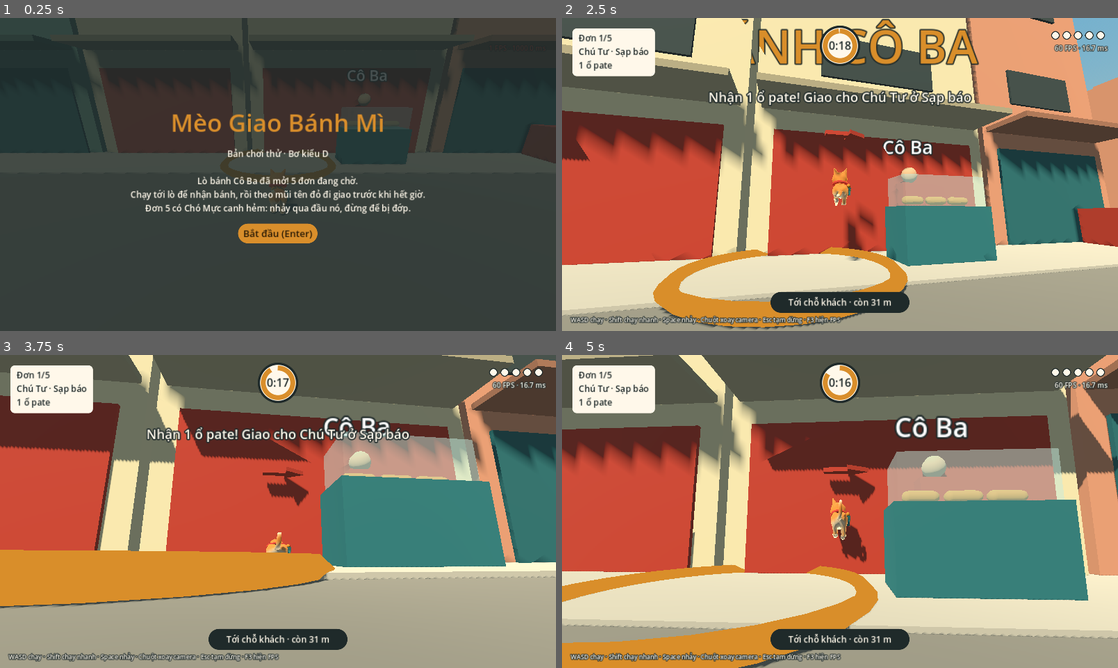
Above: before the commit, frames 1-4 (two rows, left to right).
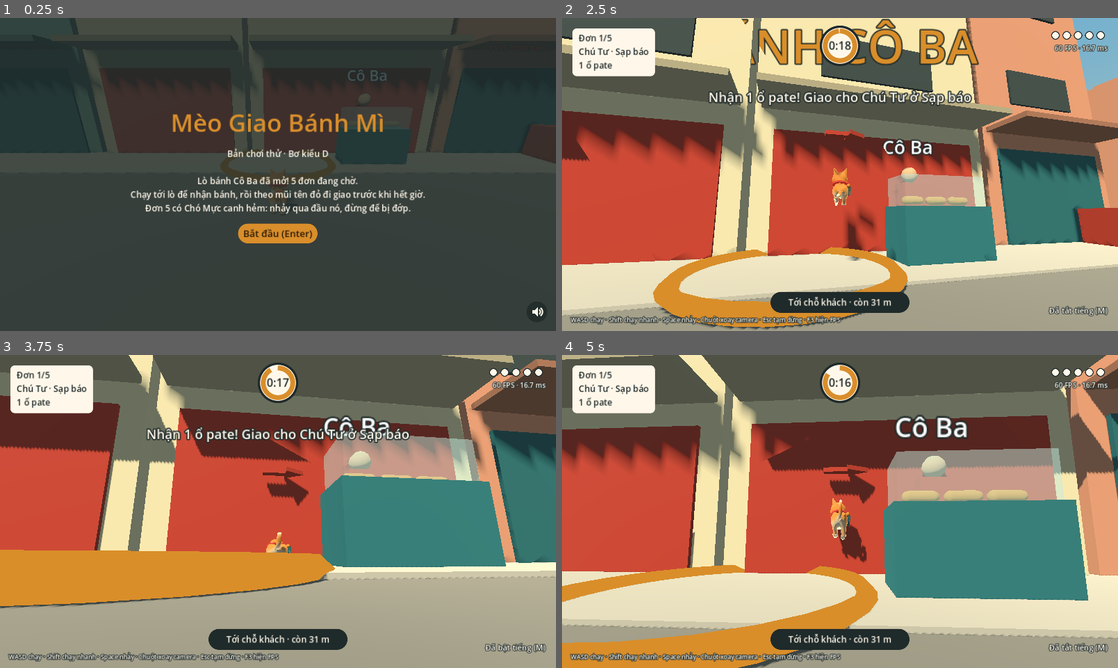
Above: after the commit, the same moments.

Repository: sangdaden/meo-giao-banh-mi
Game: Godot game, scene res://scenes/main.tscn
Same seed, same stepped clock (60 frames per second), same inputs: the game is played once before the commit and once after it.
Inputs (mouse positions are in pixels of both pictures, inside the frame that each line leads up to):
- Up to frame 1 (0.25 s): no input
- Up to frame 2 (2.5 s): click (1101, 312) at 0.52 s; click "Bắt đầu (Enter)" at 1.25 s; tap Enter (ui_accept) at 2 s; move the mouse to (867, 174) at 2.02 s; hold W (move_forward) from 2.03 s (still down); hold Shift (sprint) from 2.03 s (still down); tap Space (jump) at 2.27 s; tap M at 2.3 s
- Up to frame 3 (3.75 s): keep holding W (move_forward); tap Space (jump) at 2.57, 3.02, 3.05, 3.32 s; move the mouse to (250, 511) at 2.77 s; release Shift (sprint) at 2.78 s; tap M at 2.85 s; move the mouse to (289, 505) at 3.52 s; hold Space (jump) from 3.53 s (still down)
- Up to frame 4 (5 s): keep holding W (move_forward); tap Shift (sprint) at 3.8, 4.35 s; move the mouse to (834, 517) at 4.27 s; release Space (jump) at 4.28 s; tap Space (jump) at 4.52, 4.82 s; tap M at 4.55 s

The runs differ from the first frame. In frame 1, less than 0.1% of the frame differs, in the area x 95-98%, y 92-96%; in frame 2, 0.2%; in frame 3, 0.2%, in the area x 87-99%, y 92-96%; in frame 4, 0.2%.

Commit message:
Âm thanh: nhạc nền, tiếng nền phố và bếp, ~35 hiệu ứng tự tổng hợp
- tools/sound/synth.py tự tạo toàn bộ file trong assets/audio/ (CC0, ghi ở NGUON.md)
- Autoload Sound: bus Music/SFX/Ambience, phát tiếng, chuyển nhạc mượt, lưu âm lượng
- Nút loa và bảng âm lượng góc phải dưới, phím M tắt tiếng
- SoundDirector gắn tiếng vào màn giao bánh: bước chân, nhảy, nhận/giao đơn, sao,
  tích tắc 5 giây cuối, Chó Mực gầm/sủa/đớp, nhạc đuổi ở đơn 5, nhạc kết
- Bản web: âm thanh mở sau cú bấm đầu tiên (đã thử bằng Chromium)

Co-Authored-By: Claude Opus 5.5 (1M context) <noreply@anthropic.com>
Claude-Session: https://claude.ai/code/session_019VyShxmvNzL5NyPfJhPPcF

Diff:
--- a/project.godot
+++ b/project.godot
@@ -10,6 +10,10 @@
 run/main_scene="res://scenes/main.tscn"
 config/features=PackedStringArray("4.3", "Forward Plus")
 config/icon="res://icon.svg"
+
+[autoload]
+
+Sound="*res://scripts/sound.gd"
 
 [display]
 
--- a/scripts/main.gd
+++ b/scripts/main.gd
@@ -74,6 +74,7 @@
 	add_child(hud)
 	hud.start_pressed.connect(start_game)
 	hud.restart_pressed.connect(restart)
+	add_child(preload("res://scripts/sound_director.gd").new())  # nhạc và tiếng động
 
 	_autotest = "--autotest" in OS.get_cmdline_user_args()
 	if _autotest:
--- /dev/null
+++ b/scripts/sound.gd
@@ -0,0 +1,286 @@
+extends Node
+## Âm thanh toàn game (autoload tên "Sound", khai báo trong project.godot).
+## Ba bus con của Master: Music (nhạc nền), SFX (hiệu ứng), Ambience (tiếng nền phố, bếp).
+## Gọi từ bất cứ đâu:
+##   Sound.play("jump")                 phát một hiệu ứng (tên file trong assets/audio/, bỏ đuôi)
+##   Sound.play("step")                 tên có nhiều biến thể (step_1..step_4) thì chọn ngẫu nhiên
+##   Sound.music("delivery")            đổi nhạc nền, chuyển mượt; Sound.music("") để tắt
+##   Sound.ambience("street")           đổi tiếng nền
+##   Sound.loop("sizzle") / Sound.stop_loop("sizzle")   tiếng lặp ngắn trong bếp
+##   Sound.set_volume("Music", 0.5)     âm lượng 0..1, tự lưu vào user://am_thanh.cfg
+## Tên không có file thì bỏ qua, chỉ cảnh báo một lần, nên gọi trước khi có file cũng không sao.
+## Mọi file do tools/sound/synth.py tự tạo ra, xem assets/audio/NGUON.md.
+
+const DIR := "res://assets/audio/"
+const BUSES := ["Music", "SFX", "Ambience"]
+const SETTINGS_PATH := "user://am_thanh.cfg"
+const SoundPanel := preload("res://scripts/sound_panel.gd")
+
+## Cân tiếng to nhỏ với nhau (dB). Tiếng không có trong bảng là 0 dB.
+const LEVEL := {
+	"step": -17.0, "jump": -9.0, "land": -11.0, "meow": -6.0, "meow_short": -8.0,
+	"pickup": -4.0, "deliver": -3.0, "star": -6.0, "fail": -6.0,
+	"tick": -7.0, "tick_urgent": -5.0,
+	"bark": -2.0, "bark_single": -2.0, "growl": -4.0, "bite": -2.0,
+	"ui_click": -10.0, "ui_start": -5.0,
+	"knead": -6.0, "chop": -6.0, "crunch": -4.0, "sauce": -6.0, "wrap": -8.0,
+	"oven_open": -5.0, "oven_ding": -6.0, "sizzle": -10.0, "oven_fire": -10.0,
+	"jingle_win": -3.0, "jingle_lose": -3.0,
+}
+## Tiếng có nhiều bản: play("step") chọn ngẫu nhiên step_1..step_4, đổi cao độ nhẹ cho đỡ lặp.
+const VARIANTS := {"step": 4, "knead": 3, "chop": 3}
+const SFX_VOICES := 16
+const FADE := 1.2
+
+var volumes := {"Master": 0.8, "Music": 0.55, "SFX": 0.85, "Ambience": 0.6}
+var muted := false
+
+var _cache := {}
+var _warned := {}
+var _pool: Array[AudioStreamPlayer] = []
+var _ui: AudioStreamPlayer
+var _music: Array[AudioStreamPlayer] = []  # hai máy phát để chuyển nhạc mượt
+var _music_name := ""
+var _amb: Array[AudioStreamPlayer] = []
+var _amb_name := ""
+var _loops := {}
+var _tweens := {}
+var _sfx_root: Node
+var _panel: CanvasLayer
+var _debug := "--sound-log" in OS.get_cmdline_user_args()
+
+
+func _ready() -> void:
+	process_mode = Node.PROCESS_MODE_ALWAYS  # nhạc và bảng âm lượng vẫn chạy khi tạm dừng
+	for b in BUSES:
+		if AudioServer.get_bus_index(b) == -1:
+			AudioServer.add_bus()
+			var i := AudioServer.bus_count - 1
+			AudioServer.set_bus_name(i, b)
+			AudioServer.set_bus_send(i, "Master")
+	# Hiệu ứng trong lúc chơi dừng theo game khi bấm Esc
+	_sfx_root = Node.new()
+	_sfx_root.process_mode = Node.PROCESS_MODE_PAUSABLE
+	add_child(_sfx_root)
+	for i in SFX_VOICES:
+		_pool.append(_player(_sfx_root, "SFX"))
+	_ui = _player(self, "SFX")
+	for i in 2:
+		_music.append(_player(self, "Music"))
+		_amb.append(_player(self, "Ambience"))
+	_load_settings()
+	_panel = SoundPanel.new()
+	add_child(_panel)
+
+
+## Tắt hết khi thoát game để Godot không báo rò bộ nhớ lúc đóng.
+func _exit_tree() -> void:
+	for p in find_children("*", "AudioStreamPlayer", true, false):
+		p.stop()
+		p.stream = null
+	_cache.clear()
+
+
+func _unhandled_input(event: InputEvent) -> void:
+	if event is InputEventKey and event.pressed and not event.echo and event.physical_keycode == KEY_M:
+		set_muted(not muted)
+		_panel.flash("Đã tắt tiếng (M)" if muted else "Đã bật tiếng (M)")
+
+
+# ---------------------------------------------------------------- phát
+
+## Phát một hiệu ứng. volume_db cộng thêm vào mức trong bảng LEVEL.
+func play(sound_name: String, volume_db := 0.0, pitch := 1.0) -> void:
+	var file := sound_name
+	if VARIANTS.has(sound_name):
+		file = "%s_%d" % [sound_name, randi_range(1, VARIANTS[sound_name])]
+		pitch *= randf_range(0.92, 1.08)
+	var stream := _stream(file)
+	if stream == null:
+		return
+	var p := _free_voice()
+	p.stream = stream
+	p.volume_db = _level(sound_name) + volume_db
+	p.pitch_scale = pitch
+	p.play()
+	if OS.is_debug_build() and _debug: print("[sfx] ", file)
+
+
+## Hiệu ứng giao diện: vẫn phát khi game đang tạm dừng.
+func play_ui(sound_name := "ui_click") -> void:
+	var stream := _stream(sound_name)
+	if stream:
+		_ui.stream = stream
+		_ui.volume_db = _level(sound_name)
+		_ui.play()
+
+
+## Đổi nhạc nền: "menu", "delivery", "chase", "kitchen", hoặc "" để tắt dần.
+## Nhạc phát lặp; tên jingle_* thì phát một lần.
+func music(track: String, fade := FADE) -> void:
+	if track == _music_name:
+		return
+	_music_name = track
+	_crossfade(_music, "music_" + track if track != "" and not track.begins_with("jingle") else track, fade)
+
+
+func ambience(track: String, fade := 2.0) -> void:
+	if track == _amb_name:
+		return
+	_amb_name = track
+	_crossfade(_amb, "amb_" + track if track != "" else "", fade)
+
+
+## Tiếng lặp ngắn (xèo chảo, lửa lò). Gọi nhiều lần không sao.
+func loop(sound_name: String, volume_db := 0.0) -> void:
+	if _loops.has(sound_name):
+		return
+	var stream := _stream(sound_name, true)
+	if stream == null:
+		return
+	var p := _player(_sfx_root, "SFX")
+	p.stream = stream
+	p.volume_db = _level(sound_name) + volume_db
+	p.play()
+	_loops[sound_name] = p
+
+
+func stop_loop(sound_name: String, fade := 0.3) -> void:
+	var p: AudioStreamPlayer = _loops.get(sound_name)
+	if p == null:
+		return
+	_loops.erase(sound_name)
+	var tw := p.create_tween()
+	tw.tween_property(p, "volume_db", -60.0, fade)
+	tw.tween_callback(p.queue_free)
+
+
+func stop_all_loops() -> void:
+	for n in _loops.keys():
+		stop_loop(n)
+
+
+# ---------------------------------------------------------------- âm lượng
+
+func get_volume(bus: String) -> float:
+	return volumes.get(bus, 1.0)
+
+
+func set_volume(bus: String, value: float) -> void:
+	volumes[bus] = clampf(value, 0.0, 1.0)
+	_apply_volumes()
+	_save_settings()
+
+
+func set_muted(on: bool) -> void:
+	muted = on
+	_apply_volumes()
+	_save_settings()
+
+
+func _apply_volumes() -> void:
+	for bus in volumes:
+		var i := AudioServer.get_bus_index(bus)
+		if i == -1:
+			continue
+		var v: float = volumes[bus]
+		AudioServer.set_bus_volume_db(i, linear_to_db(maxf(v * v, 0.0001)))  # bình phương: thanh trượt nghe đều tai hơn
+		AudioServer.set_bus_mute(i, v <= 0.001 or (muted and bus == "Master"))
+
+
+func _load_settings() -> void:
+	var cfg := ConfigFile.new()
+	if cfg.load(SETTINGS_PATH) == OK:
+		for bus in volumes:
+			volumes[bus] = float(cfg.get_value("volume", bus, volumes[bus]))
+		muted = bool(cfg.get_value("volume", "muted", false))
+	_apply_volumes()
+
+
+func _save_settings() -> void:
+	var cfg := ConfigFile.new()
+	for bus in volumes:
+		cfg.set_value("volume", bus, volumes[bus])
+	cfg.set_value("volume", "muted", muted)
+	cfg.save(SETTINGS_PATH)
+
+
+# ---------------------------------------------------------------- bên trong
+
+func _player(parent: Node, bus: String) -> AudioStreamPlayer:
+	var p := AudioStreamPlayer.new()
+	p.bus = bus
+	parent.add_child(p)
+	return p
+
+
+func _free_voice() -> AudioStreamPlayer:
+	for p in _pool:
+		if not p.playing:
+			return p
+	# Hết máy rảnh: lấy máy đã phát lâu nhất
+	var oldest := _pool[0]
+	for p in _pool:
+		if p.get_playback_position() > oldest.get_playback_position():
+			oldest = p
+	return oldest
+
+
+func _level(sound_name: String) -> float:
+	if LEVEL.has(sound_name):
+		return LEVEL[sound_name]
+	for k in LEVEL:
+		if sound_name.begins_with(k):
+			return LEVEL[k]
+	return 0.0
+
+
+func _stream(file: String, looping := false) -> AudioStream:
+	if _cache.has(file):
+		return _cache[file]
+	var stream: AudioStream = null
+	for ext in [".wav", ".ogg"]:
+		if ResourceLoader.exists(DIR + file + ext):
+			stream = load(DIR + file + ext)
+			break
+	if stream == null:
+		if not _warned.has(file):
+			_warned[file] = true
+			push_warning("Sound: chưa có file âm thanh '%s'" % file)
+		return null
+	if looping or file.begins_with("music_") or file.begins_with("amb_") or file in ["sizzle", "oven_fire"]:
+		if stream is AudioStreamOggVorbis:
+			stream.loop = true
+		elif stream is AudioStreamWAV:
+			stream.loop_mode = AudioStreamWAV.LOOP_FORWARD
+			stream.loop_end = int(stream.get_length() * stream.mix_rate)
+	_cache[file] = stream
+	return stream
+
+
+func _crossfade(pair: Array[AudioStreamPlayer], file: String, fade: float) -> void:
+	var old := pair[0]
+	var new := pair[1]
+	pair.reverse()
+	if old.playing:
+		var tw := _fresh_tween(old)
+		tw.tween_property(old, "volume_db", -60.0, fade)
+		tw.tween_callback(old.stop)
+	var stream := _stream(file) if file != "" else null
+	if stream == null:
+		return
+	new.stream = stream
+	new.volume_db = -40.0
+	new.play()
+	if OS.is_debug_build() and _debug: print("[music] ", file)
+	_fresh_tween(new).tween_property(new, "volume_db", _level(file), fade * 0.6)
+
+
+## Mỗi máy phát chỉ một tween, để đổi nhạc qua lại nhanh không bị tween cũ tắt nhầm.
+func _fresh_tween(p: AudioStreamPlayer) -> Tween:
+	var old: Tween = _tweens.get(p)
+	if old and old.is_valid():
+		old.kill()
+	var tw := create_tween()
+	_tweens[p] = tw
+	return tw
--- /dev/null
+++ b/scripts/sound_director.gd
@@ -0,0 +1,125 @@
+extends Node
+## Gắn âm thanh vào màn giao bánh mà không phải sửa rải rác các script khác:
+## node này nằm dưới main.gd, tự nghe tín hiệu của mèo, chó, HUD và theo dõi trạng thái
+## đơn hàng mỗi khung hình để phát đúng tiếng. Thêm tiếng mới thì sửa ở đây.
+
+const STEP_SLOW := 0.36      ## khoảng cách hai bước chân khi đi chậm (giây)
+const STEP_FAST := 0.21      ## khi chạy nhanh hết cỡ
+const TICK_FROM := 5         ## còn bấy nhiêu giây thì đồng hồ bắt đầu kêu tích tắc
+const URGENT_FROM := 3       ## từ đây kêu gấp hơn
+const BARK_RANGE := 16.0     ## mèo trong tầm này thì Chó Mực sủa
+
+var main: Node
+var _state := -1
+var _carrying := false
+var _results := 0
+var _dog_awake := false
+var _step := 0.0
+var _last_tick := -1
+var _bark := 0.0
+
+
+func _ready() -> void:
+	main = get_parent()
+	main.player.jumped.connect(func(): Sound.play("jump", 0.0, randf_range(0.96, 1.06)))
+	main.player.landed.connect(func(): Sound.play("land"))
+	main.dog.bit_player.connect(_on_bite)
+	main.hud.start_pressed.connect(func(): Sound.play_ui("ui_start"))
+	for b in main.hud.find_children("*", "Button", true, false):
+		b.pressed.connect(func(): Sound.play_ui("ui_click"))
+
+
+func _process(delta: float) -> void:
+	_watch_state()
+	if main.state == main.State.MENU:
+		return
+	_watch_orders()  # cả lúc vừa sang END, để đơn cuối vẫn có tiếng giao
+	if main.state != main.State.PLAY:
+		return
+	_footsteps(delta)
+	_dog(delta)
+
+
+func _watch_state() -> void:
+	if main.state == _state:
+		return
+	_state = main.state
+	match _state:
+		main.State.MENU:
+			Sound.music("menu")
+			Sound.ambience("street")
+		main.State.PLAY:
+			Sound.music("delivery")
+			Sound.ambience("street")
+		main.State.END:
+			var total := 0
+			for s in main.results:
+				total += s
+			# 10/15 sao trở lên là ca làm tốt. Đợi tiếng giao đơn cuối xong rồi mới chơi nhạc kết.
+			Sound.music("", 0.8)
+			get_tree().create_timer(1.1).timeout.connect(Sound.music.bind("jingle_win" if total >= 10 else "jingle_lose", 0.1))
+
+
+func _watch_orders() -> void:
+	var p = main.player
+	if p.carrying and not _carrying:
+		Sound.play("pickup")
+		Sound.play("meow_short", -2.0, randf_range(0.95, 1.08))
+	if main.results.size() > _results:
+		var stars: int = main.results[-1]
+		if stars > 0:
+			Sound.play("deliver")
+			for i in stars:
+				get_tree().create_timer(0.35 + i * 0.22).timeout.connect(Sound.play.bind("star_%d" % (i + 1)))
+			if stars == 3:
+				get_tree().create_timer(0.3).timeout.connect(Sound.play.bind("meow"))
+		else:
+			Sound.play("fail")
+	_results = main.results.size()
+	_carrying = p.carrying
+
+	# Đồng hồ đếm ngược: tích tắc mỗi giây ở mấy giây cuối
+	if p.carrying:
+		var secs := ceili(main.time_left)
+		if secs <= TICK_FROM and secs != _last_tick and secs > 0:
+			Sound.play("tick_urgent" if secs <= URGENT_FROM else "tick")
+		_last_tick = secs
+	else:
+		_last_tick = -1
+
+
+func _footsteps(delta: float) -> void:
+	var p = main.player
+	var hspeed := Vector2(p.velocity.x, p.velocity.z).length()
+	if not p.is_on_floor() or hspeed < 0.8:
+		_step = 0.05  # bước đầu tiên ngay khi vừa chạy
+		return
+	_step -= delta
+	if _step <= 0.0:
+		var k := clampf((hspeed - 2.0) / (p.sprint_speed - 2.0), 0.0, 1.0)
+		_step = lerpf(STEP_SLOW, STEP_FAST, k)
+		Sound.play("step", lerpf(-3.0, 0.0, k))
+
+
+func _dog(delta: float) -> void:
+	var dog = main.dog
+	if dog.awake != _dog_awake:
+		_dog_awake = dog.awake
+		Sound.music("chase" if _dog_awake else "delivery", 0.6)
+		if _dog_awake:
+			Sound.play("growl", -6.0)
+			_bark = 1.2
+	if not _dog_awake:
+		return
+	var dist: float = dog.global_position.distance_to(main.player.global_position)
+	_bark -= delta
+	if _bark <= 0.0 and dist < BARK_RANGE:
+		var chasing := Vector2(dog.velocity.x, dog.velocity.z).length() > 4.0
+		# Càng xa càng nhỏ, để nghe ra chó đang ở gần hay xa
+		Sound.play("bark" if chasing else "bark_single", -dist * 0.8, randf_range(0.95, 1.05))
+		_bark = randf_range(1.4, 2.6) if chasing else randf_range(2.5, 4.0)
+
+
+func _on_bite() -> void:
+	Sound.play("bite")
+	Sound.play("meow", 0.0, 1.25)  # mèo kêu thất thanh
--- /dev/null
+++ b/scripts/sound_panel.gd
@@ -0,0 +1,155 @@
+extends CanvasLayer
+## Nút loa góc phải dưới và bảng chỉnh âm lượng. Chỉ hiện khi thấy chuột
+## (màn bắt đầu, tạm dừng, kết thúc); lúc đang chạy thì phím M để tắt/bật tiếng.
+
+const PAPER := Color("#FFF8EA")
+const INK := Color("#1F2A2A")
+const CRUST := Color("#D98E2B")
+const ROWS := [["Master", "Tổng"], ["Music", "Nhạc"], ["SFX", "Hiệu ứng"], ["Ambience", "Tiếng phố"]]
+
+var _button: Button
+var _icon: Control
+var _panel: PanelContainer
+var _mute: CheckButton
+var _sliders := {}
+var _flash: Label
+var _flash_time := 0.0
+
+
+func _ready() -> void:
+	layer = 20  # trên HUD
+	process_mode = Node.PROCESS_MODE_ALWAYS
+
+	_button = Button.new()
+	_button.tooltip_text = "Âm thanh"
+	_button.focus_mode = Control.FOCUS_NONE
+	_button.add_theme_stylebox_override("normal", _box(Color(INK, 0.85), 999, 0))
+	_button.add_theme_stylebox_override("hover", _box(INK.lightened(0.15), 999, 0))
+	_button.add_theme_stylebox_override("pressed", _box(INK, 999, 0, CRUST))
+	_place(_button, Rect2(-68, -68, 48, 48))
+	_button.pressed.connect(_toggle_panel)
+	add_child(_button)
+	_icon = Control.new()
+	_icon.set_anchors_preset(Control.PRESET_FULL_RECT)
+	_icon.mouse_filter = Control.MOUSE_FILTER_IGNORE
+	_icon.draw.connect(_draw_speaker)
+	_button.add_child(_icon)
+
+	_panel = PanelContainer.new()
+	_panel.add_theme_stylebox_override("panel", _box(PAPER, 12, 18))
+	_place(_panel, Rect2(-344, -330, 324, 250))
+	_panel.visible = false
+	add_child(_panel)
+	var box := VBoxContainer.new()
+	box.add_theme_constant_override("separation", 10)
+	_panel.add_child(box)
+	box.add_child(_label("Âm thanh", 22, CRUST))
+	for row in ROWS:
+		var line := HBoxContainer.new()
+		line.add_theme_constant_override("separation", 12)
+		var l := _label(row[1], 17, INK)
+		l.custom_minimum_size.x = 90
+		line.add_child(l)
+		var s := HSlider.new()
+		s.min_value = 0.0
+		s.max_value = 1.0
+		s.step = 0.05
+		s.custom_minimum_size = Vector2(180, 24)
+		s.size_flags_vertical = Control.SIZE_SHRINK_CENTER
+		s.focus_mode = Control.FOCUS_NONE
+		s.value = Sound.get_volume(row[0])
+		var bus: String = row[0]
+		s.value_changed.connect(func(v): Sound.set_volume(bus, v))
+		s.drag_ended.connect(func(_c): Sound.play_ui("ui_click"))
+		line.add_child(s)
+		box.add_child(line)
+		_sliders[bus] = s
+	_mute = CheckButton.new()
+	_mute.text = "Tắt tiếng (phím M)"
+	_mute.focus_mode = Control.FOCUS_NONE
+	_mute.add_theme_color_override("font_color", INK)
+	_mute.add_theme_color_override("font_hover_color", INK)
+	_mute.add_theme_color_override("font_pressed_color", INK)
+	_mute.add_theme_color_override("font_hover_pressed_color", INK)
+	_mute.button_pressed = Sound.muted
+	_mute.toggled.connect(func(on): Sound.set_muted(on); _icon.queue_redraw())
+	box.add_child(_mute)
+
+	_flash = _label("", 18, PAPER)
+	_flash.add_theme_color_override("font_outline_color", INK)
+	_flash.add_theme_constant_override("outline_size", 6)
+	_flash.horizontal_alignment = HORIZONTAL_ALIGNMENT_RIGHT
+	_place(_flash, Rect2(-344, -60, 320, 30))
+	add_child(_flash)
+
+
+func _process(delta: float) -> void:
+	var show := Input.mouse_mode != Input.MOUSE_MODE_CAPTURED
+	_button.visible = show
+	if not show:
+		_panel.visible = false
+	if _flash_time > 0.0:
+		_flash_time -= delta
+		_flash.modulate.a = clampf(_flash_time / 0.4, 0.0, 1.0)
+
+
+## Dòng chữ nhỏ góc phải dưới, ví dụ khi bấm M lúc đang chạy.
+func flash(text: String) -> void:
+	_flash.text = text
+	_flash_time = 1.6
+	_mute.set_pressed_no_signal(Sound.muted)
+	_icon.queue_redraw()
+
+
+func _toggle_panel() -> void:
+	_panel.visible = not _panel.visible
+	Sound.play_ui("ui_click")
+
+
+func _draw_speaker() -> void:
+	var c := _icon.size / 2
+	var col := PAPER
+	var body := PackedVector2Array([
+		c + Vector2(-11, -4), c + Vector2(-5, -4), c + Vector2(2, -10),
+		c + Vector2(2, 10), c + Vector2(-5, 4), c + Vector2(-11, 4)])
+	_icon.draw_colored_polygon(body, col)
+	if Sound.muted:
+		_icon.draw_line(c + Vector2(6, -5), c + Vector2(14, 5), CRUST, 2.5, true)
+		_icon.draw_line(c + Vector2(6, 5), c + Vector2(14, -5), CRUST, 2.5, true)
+	else:
+		_icon.draw_arc(c + Vector2(2, 0), 6, -0.9, 0.9, 12, col, 2.0, true)
+		_icon.draw_arc(c + Vector2(2, 0), 11, -0.9, 0.9, 16, col, 2.0, true)
+
+
+func _place(c: Control, r: Rect2) -> void:
+	c.anchor_left = 1.0
+	c.anchor_right = 1.0
+	c.anchor_top = 1.0
+	c.anchor_bottom = 1.0
+	c.offset_left = r.position.x
+	c.offset_top = r.position.y
+	c.offset_right = r.end.x
+	c.offset_bottom = r.end.y
+
+
+func _label(text: String, font_size: int, color: Color) -> Label:
+	var l := Label.new()
+	l.text = text
+	l.add_theme_font_size_override("font_size", font_size)
+	l.add_theme_color_override("font_color", color)
+	l.mouse_filter = Control.MOUSE_FILTER_IGNORE
+	return l
+
+
+func _box(color: Color, radius: int, pad: int, border := Color.TRANSPARENT) -> StyleBoxFlat:
+	var s := StyleBoxFlat.new()
+	s.bg_color = color
+	s.set_corner_radius_all(radius)
+	s.content_margin_left = pad
+	s.content_margin_right = pad
+	s.content_margin_top = pad * 0.6
+	s.content_margin_bottom = pad * 0.6
+	if border.a > 0:
+		s.border_color = border
+		s.set_border_width_all(2)
+	return s
Not shown, added: assets/audio/amb_kitchen.ogg.import
Not shown, added: assets/audio/amb_street.ogg.import
Not shown, added: assets/audio/bark.wav.import
Not shown, added: assets/audio/bark_single.wav.import
Not shown, added: assets/audio/bite.wav.import
Not shown, added: assets/audio/chop_1.wav.import
Not shown, added: assets/audio/chop_2.wav.import
Not shown, added: assets/audio/chop_3.wav.import
Not shown, added: assets/audio/crunch.wav.import
Not shown, added: assets/audio/deliver.wav.import
Not shown, added: assets/audio/fail.wav.import
Not shown, added: assets/audio/growl.wav.import
(and 75 more such lines)
